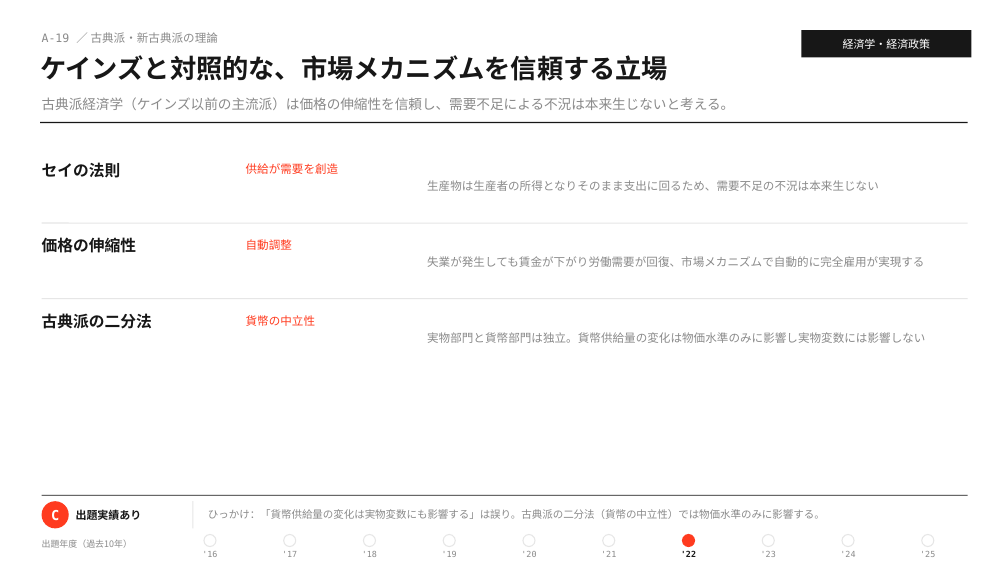
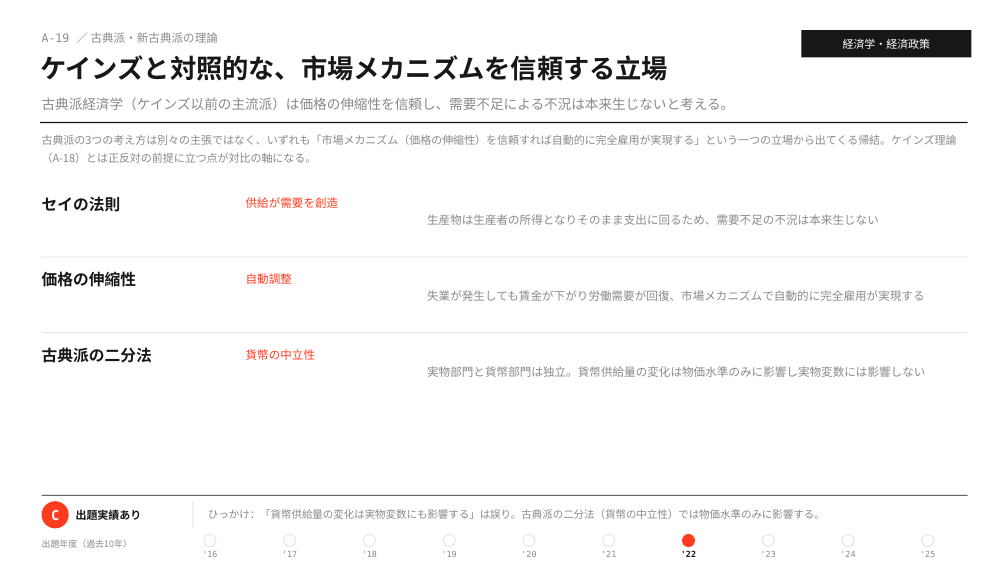
Before and after one commit to MasatoshiSano/SMEC, a slide deck: slide 31 of slides/1st_stage/A_economics.pptx. Drawn at 1008x567 pixels with LibreOffice and Linux fonts; fonts in the diff are those of the drawing. Boxes give left, top, right and bottom in pixels: in the first picture for what was removed or moved away, otherwise in the second. Text is boxed around its words. In the diff, an @@ line names an element or a change of style, - is before the commit and + after.

```diff
--- a/slides/1st_stage/A_economics.pptx
+++ b/slides/1st_stage/A_economics.pptx
@@ text added at [42,135,957,163], 10.5 pt, text #8A8A8A @@
+古典派の3つの考え方は別々の主張ではなく、いずれも「市場メカニズム（価格の伸縮性）を信頼すれば自動的に完全雇用が実現する」という一つの立場から出てくる帰結。ケインズ理論（A-18）とは正反対の前提に立つ点が対比の軸になる。
@@ 9 texts, 2 lines: place and size @@
-9 texts, 2 lines at [42,162,968,343]
+9 texts, 2 lines at [42,196,968,377]
```
Also in this commit, not shown: 11 other slides changed, 2 other files.
